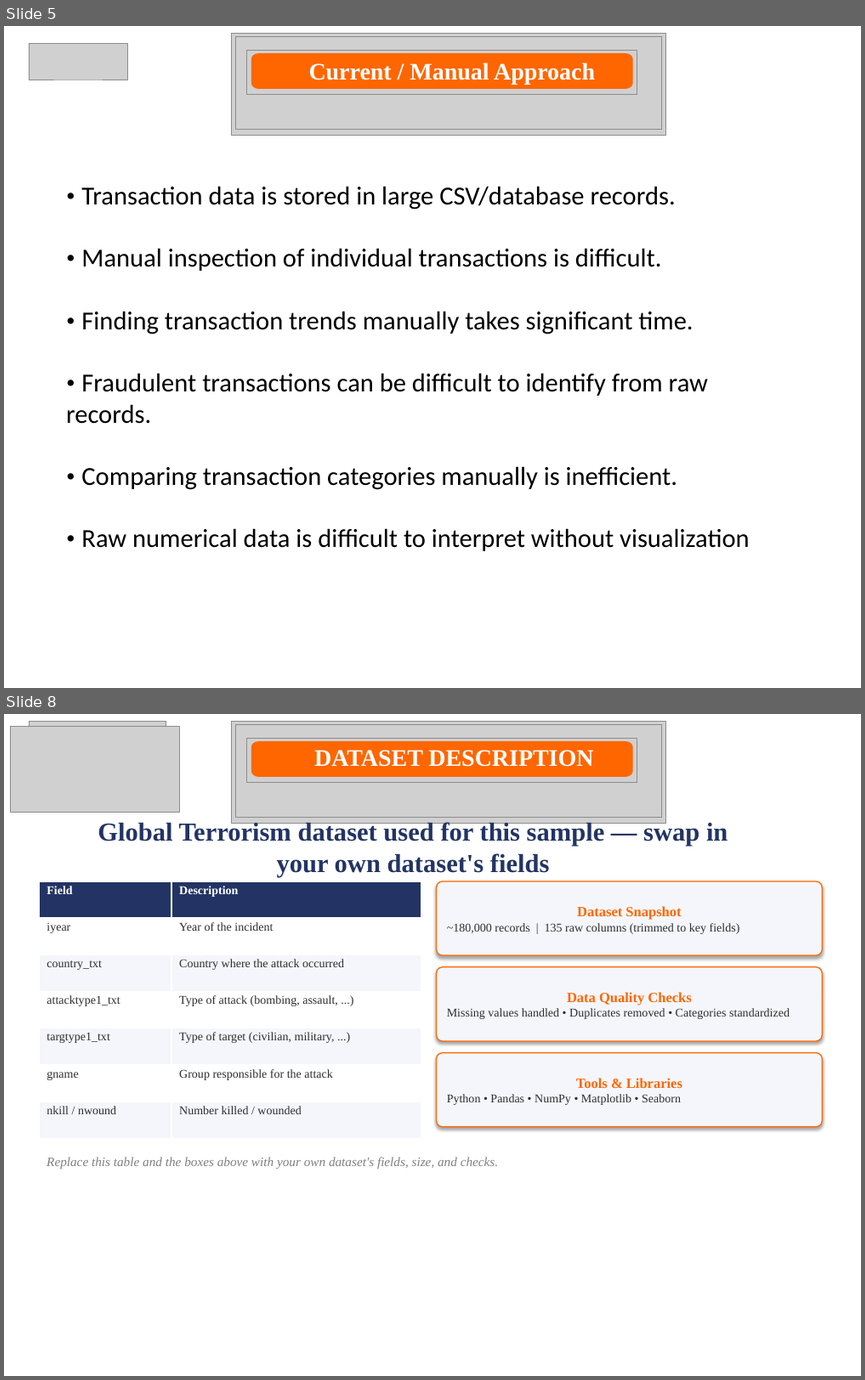
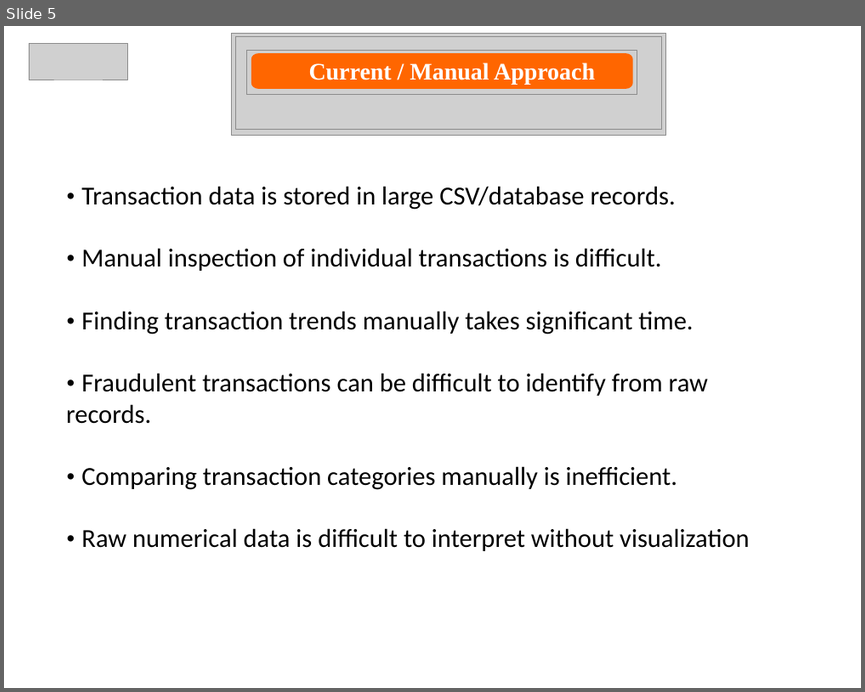
Before and after one commit to ManojReddyTetala/UPI-Transaction-Analysis, a slide deck: PPTs/REVIEW - 2.pptx. Shown one above the other, each under a label of ours: slides 5 and 8 before the commit, slide 5 after it; the slides between them are not shown. The pictures are 865x1380 and 865x692 pixels, drawn with LibreOffice and Linux fonts; fonts in the diff are those of the drawing; grey boxes stand for pictures; background and template pictures are left out. Boxes give left, top, right and bottom in pixels: in the first picture for what was removed or moved away, otherwise in the second. Text is boxed around its words. In the diff, an @@ line names an element or a change of style, - is before the commit and + after.

```diff
--- a/PPTs/REVIEW - 2.pptx
+++ b/PPTs/REVIEW - 2.pptx
@@ slide 8 removed at (4,714,861,1376), background picture (left out) @@
@@ picture removed at (10,727,179,813) @@
@@ picture removed at (29,721,167,777) @@
@@ group removed at (232,721,666,823): 3 pictures, 1 freeform shape @@
@@ text removed at (314,750,593,767) @@
-DATASET DESCRIPTION
@@ text removed at (98,820,727,877) @@
-Global Terrorism dataset used for this sample — swap in your own dataset's fields
@@ table removed at (39,881,420,1138), 7 rows, 2 columns @@
-Field | Description
-iyear | Year of the incident
-country_txt | Country where the attack occurred
-attacktype1_txt | Type of attack (bombing, assault, ...)
-targtype1_txt | Type of target (civilian, military, ...)
-gname | Group responsible for the attack
-nkill / nwound | Number killed / wounded
@@ rounded rectangle removed at (437,881,822,955) @@
-Dataset Snapshot
-~180,000 records | 135 raw columns (trimmed to key fields)
@@ rounded rectangle removed at (437,967,822,1041) @@
-Data Quality Checks
-Missing values handled • Duplicates removed • Categories standardized
@@ rounded rectangle removed at (437,1053,822,1127) @@
-Tools & Libraries
-Python • Pandas • NumPy • Matplotlib • Seaborn
@@ text removed at (46,1157,498,1169) @@
-Replace this table and the boxes above with your own dataset's fields, size, and checks.
```
Also in this commit, not shown: 9 slides changed, 2 slides added, 2 other slides removed, 20 other files.
